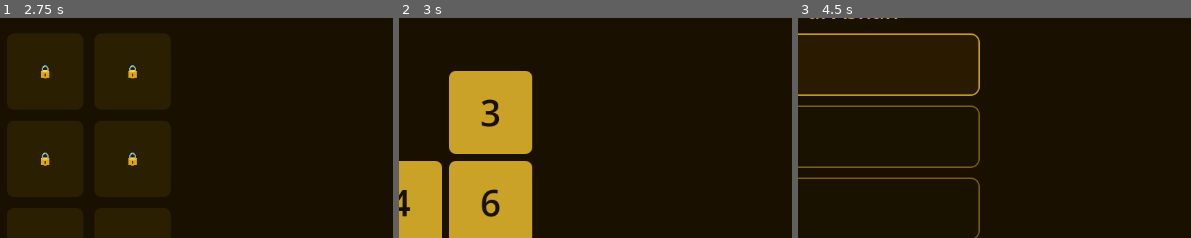
Above: before the commit, frames 1-3 (left to right).
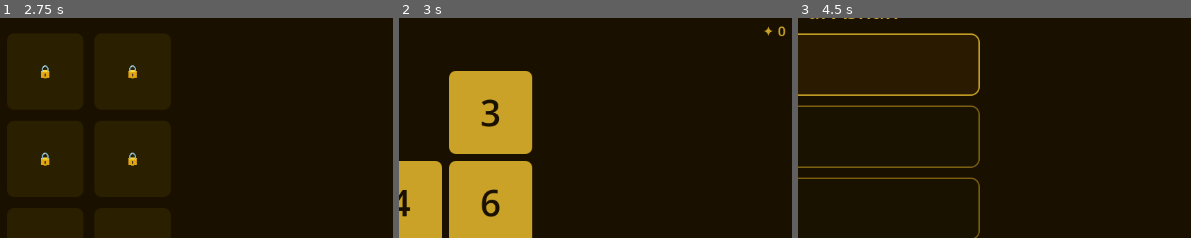
Above: after the commit, the same moments.

Repository: teologoeretico1975/LeTavoleDiAshan
Game: Godot game, scene res://scenes/ui/ChapterSelect.tscn
Same seed, same stepped clock (60 frames per second), same inputs: the game is played once before the commit and once after it.
Inputs (mouse positions are % of the whole screen's width and height, from its top left):
- Up to frame 1 (2.75 s): click (50, 18) at 0.5 s; click "< Capitoli" at 1.25 s; click (50, 18) at 2 s
- Up to frame 2 (3 s): click "1" at 2.75 s
- Up to frame 3 (4.5 s): click "< Mappa" at 3.5 s; click "< Capitoli" at 4.25 s
The pictures show only the part of the screen within x 50-100%, y 7-57%; the shares and areas given below are measured in that part.

Frame 1 is identical in both runs. In frame 2, 0.1% of the frame differs, in the area x 92-99%, y 3-9%; in frame 3, nothing differs.

Commit message:
Fase 7a: add coin system to SaveManager and GameBoard HUD
- SaveManager: get_coins(), add_coins(), spend_coins(); save_level_result()
  now returns coins earned (stars * 10 only when new stars > previous record)
  and stores balance under __coins__ key in save.json
- GameBoard: coins label in HUD (bottom-right, below move counter);
  LevelCompletePanel shows "+ X monete" only when a record is beaten

Co-Authored-By: Claude Sonnet 4.6 <noreply@anthropic.com>

Diff:
--- a/scripts/managers/save_manager.gd
+++ b/scripts/managers/save_manager.gd
@@ -45,6 +45,13 @@
 const STARS_3 := "par_moves"
 const STARS_2 := "good_moves"
 
+# Chiave radice nel JSON per il saldo monete — separata dalla struttura
+# capitolo/livello per semplicità di accesso.
+const COINS_KEY := "__coins__"
+
+# Monete assegnate per stella al primo raggiungimento di quel record.
+const COINS_PER_STAR := 10
+
 
 # ---------------------------------------------------------------------------
 # Stato in memoria
@@ -70,36 +77,81 @@
 # Registra il risultato di una partita completata.
 # Calcola le stelle confrontando moves_used con le soglie nel JSON del livello.
 # Salva solo se è un miglioramento (più stelle, o stesse stelle con meno mosse).
+# Assegna monete solo se le nuove stelle superano il record precedente.
 # Scrive su disco immediatamente dopo ogni aggiornamento.
 #
-# Esempio d'uso:
-#   SaveManager.save_level_result(1, 3, 14)
-func save_level_result(p_chapter: int, p_level_id: int, p_moves_used: int) -> void:
+# Ritorna le monete assegnate in questa partita (0 se nessun record battuto).
+#
+# Esempio d'uso:
+#   var coins_earned = SaveManager.save_level_result(1, 3, 14)
+func save_level_result(p_chapter: int, p_level_id: int, p_moves_used: int) -> int:
 	var level_data: Dictionary = _get_level_data_from_loader(p_chapter, p_level_id)
 	if level_data.is_empty():
 		push_warning("SaveManager: dati non trovati per capitolo=%d id=%d." \
 			% [p_chapter, p_level_id])
-		return
+		return 0
 
 	var stars := _compute_stars(p_moves_used, level_data)
 	var prev: Variant = get_level_progress(p_chapter, p_level_id)
+	var prev_stars: int = 0 if prev == null else int(prev.get("stars", 0))
 
 	# Non sovrascrivere se il risultato precedente è migliore.
 	# "Migliore" = più stelle; a parità di stelle, meno mosse.
 	if prev != null:
-		var prev_stars: int = prev.get("stars", 0)
-		var prev_best:  int = prev.get("best_moves", INF)
+		var prev_best: int = prev.get("best_moves", INF)
 		if prev_stars > stars:
-			return
+			return 0
 		if prev_stars == stars and prev_best <= p_moves_used:
-			return
+			return 0
 
 	_set_progress(p_chapter, p_level_id, {
 		"completed":  true,
 		"stars":      stars,
 		"best_moves": p_moves_used,
 	})
+
+	# Assegna monete solo se il record stelle è migliorato.
+	# Formula: nuove_stelle * COINS_PER_STAR (non il delta) — semplicità > precisione.
+	var coins_earned: int = 0
+	if stars > prev_stars:
+		coins_earned = stars * COINS_PER_STAR
+		add_coins(coins_earned)
+
 	_save_to_disk()
+	return coins_earned
+
+
+# ---------------------------------------------------------------------------
+# API monete
+# ---------------------------------------------------------------------------
+
+# Ritorna il saldo monete corrente del giocatore.
+func get_coins() -> int:
+	return int(_data.get(COINS_KEY, 0))
+
+
+# Aggiunge monete al saldo. Chiamato internamente da save_level_result
+# e potenzialmente da future fonti (daily puzzle, achievement).
+func add_coins(p_amount: int) -> void:
+	_data[COINS_KEY] = get_coins() + p_amount
+	# Nota: _save_to_disk() è chiamato dal chiamante (save_level_result) —
+	# non duplichiamo la scrittura qui per evitare doppi flush.
+
+
+# Sottrae monete se il saldo è sufficiente. Ritorna true se l'operazione
+# è riuscita, false se il saldo sarebbe andato sotto zero (nessuna modifica).
+# Chiamato quando il giocatore usa un hint o acquista un bonus.
+#
+# Esempio d'uso:
+#   if SaveManager.spend_coins(50):
+#       _activate_hint()
+func spend_coins(p_amount: int) -> bool:
+	var current: int = get_coins()
+	if current < p_amount:
+		return false
+	_data[COINS_KEY] = current - p_amount
+	_save_to_disk()
+	return true
 
 
 # Ritorna il progresso salvato per un livello, o null se mai giocato.
--- a/scripts/ui/GameBoard.gd
+++ b/scripts/ui/GameBoard.gd
@@ -70,6 +70,7 @@
 # Label HUD — aggiornate da _setup_hud() e durante il gioco.
 var _label_title: Label
 var _label_moves: Label
+var _label_coins: Label
 
 # Blocca l'input mentre un'animazione è in corso — evita di accodare mosse.
 var _is_animating: bool = false
@@ -260,12 +261,40 @@
 	_label_moves.offset_bottom = 60.0
 	add_child(_label_moves)
 
+	# Saldo monete — sotto il contatore mosse, stesso lato destro.
+	_label_coins = Label.new()
+	_label_coins.name = "LabelCoins"
+	_label_coins.add_theme_font_size_override("font_size", 20)
+	_label_coins.add_theme_color_override("font_color", COL_TILE)
+	_label_coins.horizontal_alignment = HORIZONTAL_ALIGNMENT_RIGHT
+	_label_coins.mouse_filter         = Control.MOUSE_FILTER_IGNORE
+	_label_coins.anchor_left   = 1.0
+	_label_coins.anchor_right  = 1.0
+	_label_coins.anchor_top    = 0.0
+	_label_coins.anchor_bottom = 0.0
+	_label_coins.offset_left   = -200.0
+	_label_coins.offset_right  = -20.0
+	_label_coins.offset_top    = 62.0
+	_label_coins.offset_bottom = 92.0
+	add_child(_label_coins)
+	_refresh_coins_label()
+
 
 # Recupera SaveManager per path — stesso pattern di _get_loader().
 func _get_saver() -> Node:
 	if not is_inside_tree():
 		return null
 	return get_node_or_null("/root/SaveManager")
+
+
+# Aggiorna la label monete leggendo il saldo corrente da SaveManager.
+# Chiamata in _setup_hud() e dopo save_level_result().
+func _refresh_coins_label() -> void:
+	if _label_coins == null:
+		return
+	var saver: Node = _get_saver()
+	var coins: int = saver.get_coins() if saver != null else 0
+	_label_coins.text = "✦ %d" % coins
 
 
 # ---------------------------------------------------------------------------
@@ -453,17 +482,19 @@
 	_is_solved = true
 
 	var stars := _compute_stars(_move_count)
+	var coins_earned: int = 0
 
 	var saver: Node = _get_saver()
 	if saver != null:
-		saver.save_level_result(chapter, level_id, _move_count)
+		coins_earned = saver.save_level_result(chapter, level_id, _move_count)
+		_refresh_coins_label()
 	else:
 		push_warning("GameBoard: SaveManager non disponibile, risultato non salvato.")
 
 	# Flash visivo breve, poi overlay. Il flash è opzionale ma dà feedback
 	# immediato prima che l'overlay appaia (il delay della reveal stelle lo giustifica).
 	_play_solve_flash()
-	_show_level_complete(stars)
+	_show_level_complete(stars, coins_earned)
 
 
 # Calcola le stelle in base alle soglie del livello corrente.
@@ -607,6 +638,16 @@
 	lbl_moves.add_theme_color_override("font_color", COL_TILE)
 	vbox.add_child(lbl_moves)
 
+	# Monete guadagnate — visibile solo se è un record migliorato.
+	var lbl_coins := Label.new()
+	lbl_coins.name = "LabelCoins"
+	lbl_coins.text = ""
+	lbl_coins.horizontal_alignment = HORIZONTAL_ALIGNMENT_CENTER
+	lbl_coins.add_theme_font_size_override("font_size", 18)
+	lbl_coins.add_theme_color_override("font_color", COL_TILE)
+	lbl_coins.visible = false
+	vbox.add_child(lbl_coins)
+
 	# Riga pulsanti.
 	var hbox := HBoxContainer.new()
 	hbox.alignment = BoxContainer.ALIGNMENT_CENTER
@@ -649,17 +690,21 @@
 
 
 # Rende visibile l'overlay e avvia la rivelazione sequenziale delle stelle.
-func _show_level_complete(p_stars: int) -> void:
+func _show_level_complete(p_stars: int, p_coins_earned: int) -> void:
 	var par: int = int(_level_data.get("par_moves", 0))
 
-	# Aggiorna la label mosse/par prima di rendere visibile il pannello.
 	var lbl_moves := _level_complete_panel.get_node("Card/VBox/LabelMoves") as Label
 	lbl_moves.text = "Mosse: %d  ·  Par: %d" % [_move_count, par]
 
+	# Mostra monete guadagnate solo se è un record (coins_earned > 0).
+	var lbl_coins := _level_complete_panel.get_node("Card/VBox/LabelCoins") as Label
+	if p_coins_earned > 0:
+		lbl_coins.text = "+ %d monete" % p_coins_earned
+		lbl_coins.visible = true
+	else:
+		lbl_coins.visible = false
+
 	_level_complete_panel.visible = true
-
-	# Rivela le stelle una alla volta con un piccolo delay tra ciascuna.
-	# Usa tween_callback() con timer sintetici: ogni callback aspetta il precedente.
 	_reveal_stars(p_stars)
 
 
